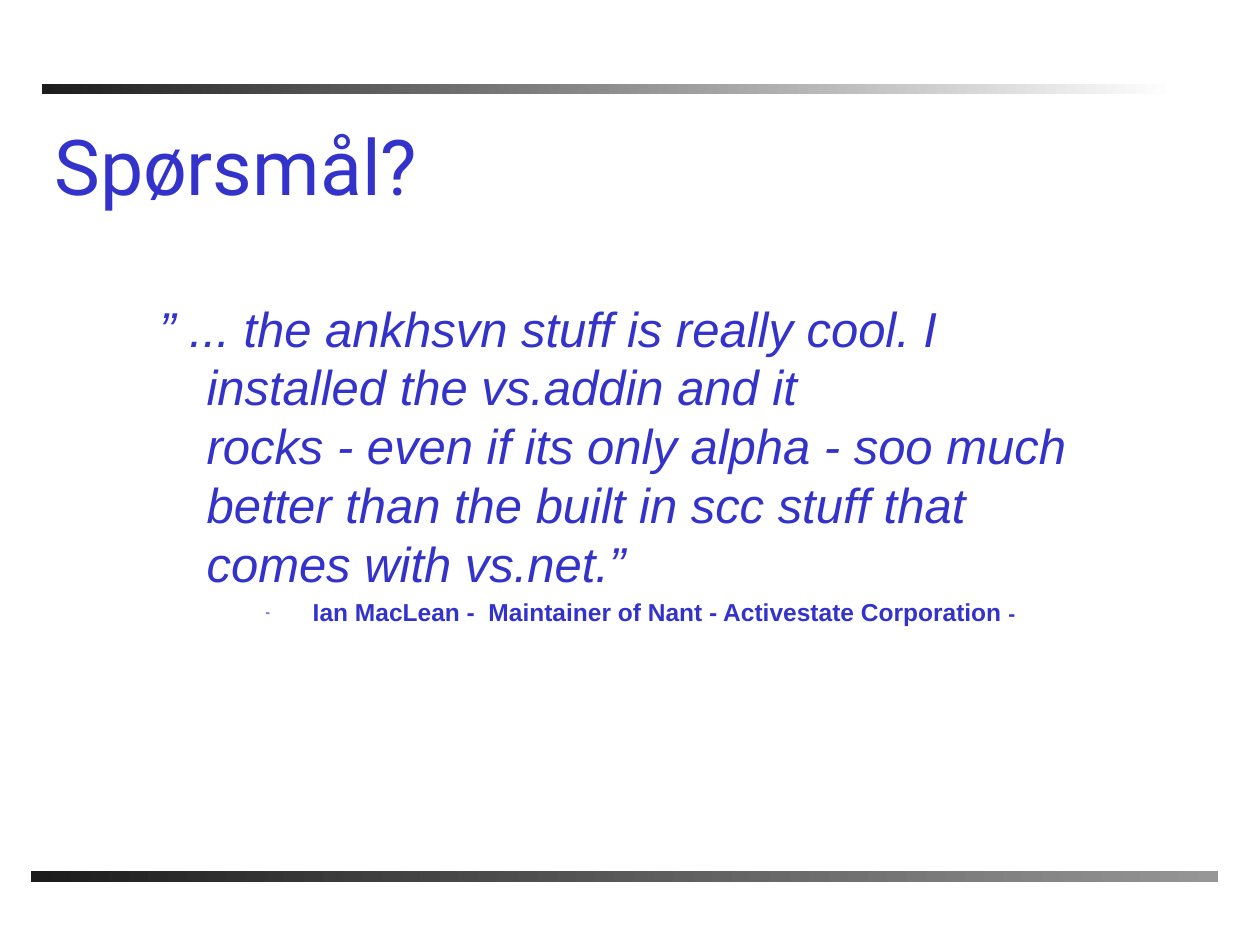
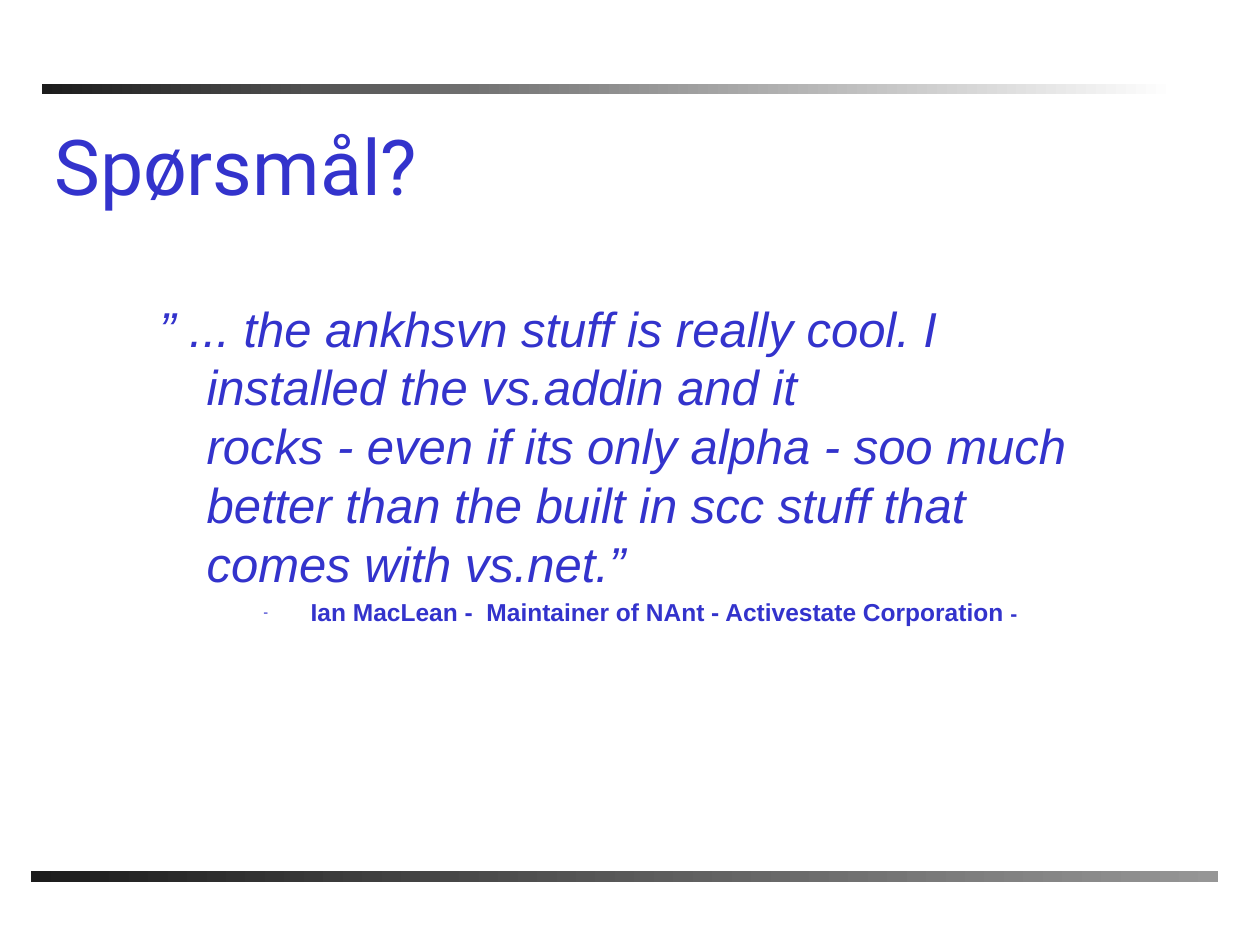
Before and after one commit to windygu/AnkhSVN, a slide deck: slide 25 of doc/powerpoint/Subversion_addin_for_VS.NET.ppt (slide 24 before the commit). Drawn at 1260x945 pixels with LibreOffice and Linux fonts; fonts in the diff are those of the drawing; background and template pictures are left out. Boxes give left, top, right and bottom in pixels: in the first picture for what was removed or moved away, otherwise in the second. Text is boxed around its words. In the diff, an @@ line names an element or a change of style, - is before the commit and + after.

```diff
--- a/doc/powerpoint/Subversion_addin_for_VS.NET.ppt
+++ b/doc/powerpoint/Subversion_addin_for_VS.NET.ppt
@@ text at (x1=311, y1=603, x2=1003, y2=626): text changed @@
-– Ian MacLean - Maintainer of Nant - Activestate Corporation -
+– Ian MacLean - Maintainer of NAnt - Activestate Corporation -
```
Also in this commit, not shown: 5 other slides changed, 1 slide added.
